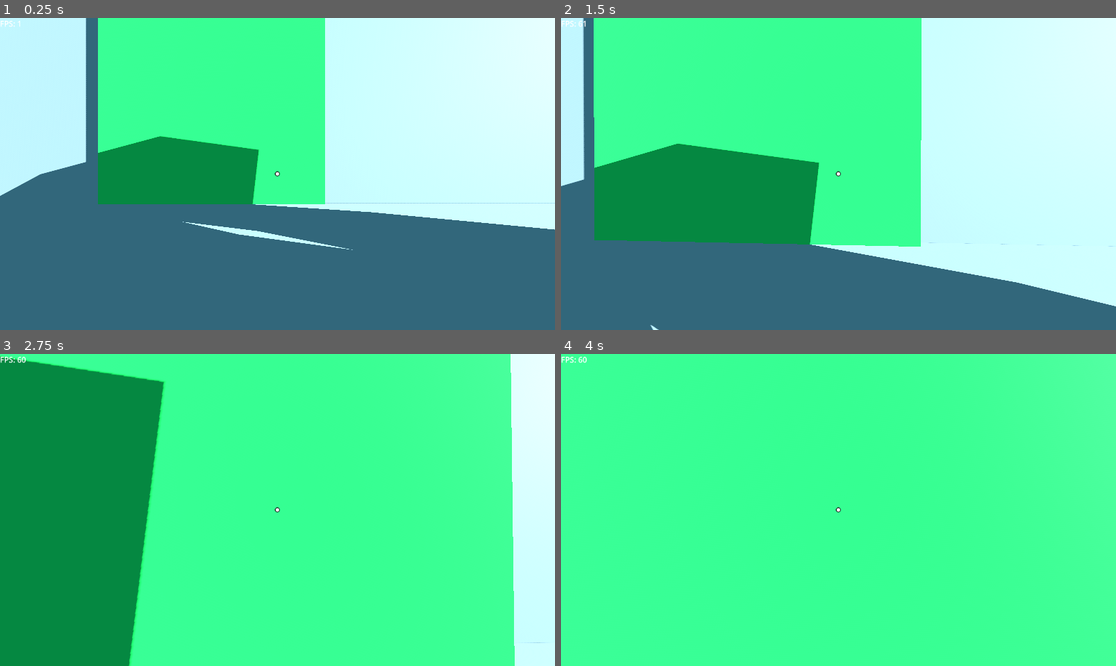
Above: before the commit, frames 1-4 (two rows, left to right).
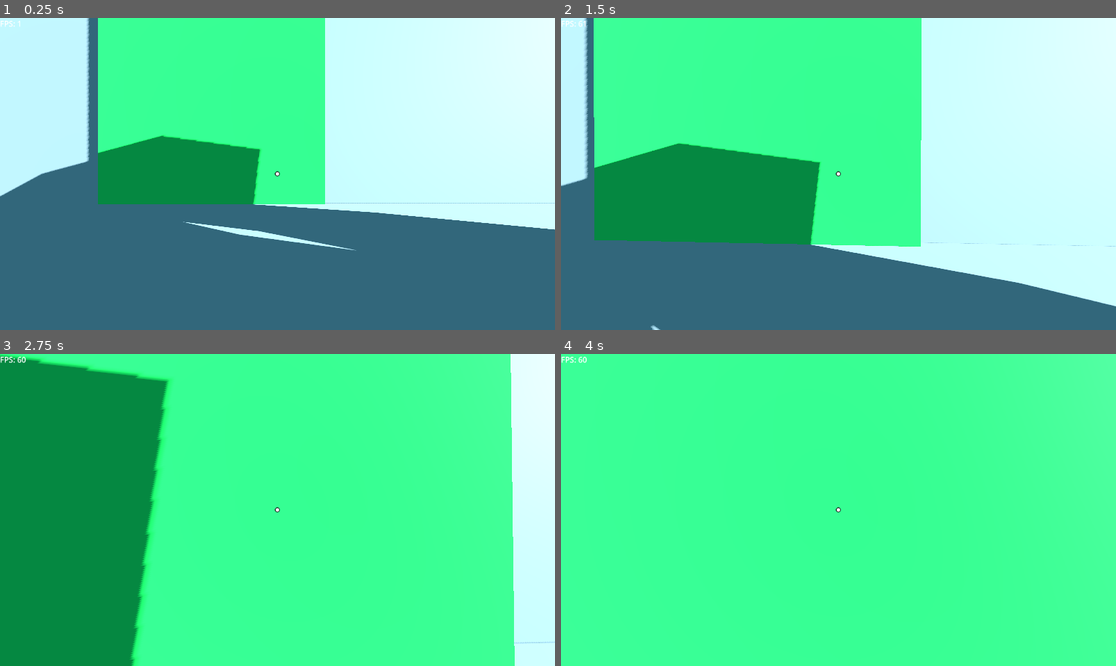
Above: after the commit, the same moments.

Repository: PelicanAndValley/Prototype_TheDoor
Game: Godot game, scene res://levels/test/test.tscn
The game is run twice, just before and just after one commit, with the same random seed, the same clock (stepped at 60 frames per second) and the same inputs.
Inputs (mouse positions are in pixels of both pictures, inside the frame that each line leads up to):
- Up to frame 1 (0.25 s): no input
- Up to frame 2 (1.5 s): tap Enter at 0.5 s; move the mouse to (866, 174) at 0.52 s; hold W (Forward) from 0.53 s (still down); click (866, 174) at 0.6 s; tap Space (Jump) at 0.77 s; move the mouse to (810, 174) at 1.27 s; tap Shift (Run) at 1.35 s
- Up to frame 3 (2.75 s): keep holding W (Forward); tap Space (Jump) at 1.52 s; move the mouse to (288, 503) at 2.02 s; click (288, 503) at 2.1 s
- Up to frame 4 (4 s): keep holding W (Forward); move the mouse to (832, 516) at 2.77 s; tap Shift (Run) at 2.85 s; tap Space (Jump) at 3.02, 3.5, 3.77 s; move the mouse to (877, 513) at 3.52 s; click (877, 513) at 3.6 s

The runs differ from the first frame. In frame 1, 0.6% of the frame differs, in the area x 0-100%, y 0-75%; in frame 2, 0.7%; in frame 3, 1.4%, in the area x 0-100%, y 0-100%; in frame 4, less than 0.1%.

Commit message:
Fix environment

Diff:
--- a/prefabs/BLOCKOUT_Cave/Blockout_EnvNight.tres
+++ b/prefabs/BLOCKOUT_Cave/Blockout_EnvNight.tres
@@ -32,11 +32,13 @@
 ssil_radius = 3.7
 ssil_intensity = 2.68
 ssil_sharpness = 1.0
+sdfgi_enabled = true
 sdfgi_use_occlusion = true
 sdfgi_bounce_feedback = 1.17
 sdfgi_cascades = 6
 sdfgi_min_cell_size = 1.0
 sdfgi_normal_bias = 2.0
+volumetric_fog_enabled = true
 volumetric_fog_density = 0.002
 volumetric_fog_albedo = Color(0.421686, 0.438552, 0.485579, 1)
 volumetric_fog_emission = Color(0.228749, 0.288322, 0.405237, 1)
--- a/prefabs/PROTOTYPE_Puzzle_GrapplingHook/item_grappling_hook.gd
+++ b/prefabs/PROTOTYPE_Puzzle_GrapplingHook/item_grappling_hook.gd
@@ -1,12 +1,3 @@
 extends Item
 
 class_name ItemGrapplingHook;
-
-# Called when the node enters the scene tree for the first time.
-func _ready() -> void:
-	pass # Replace with function body.
-
-
-# Called every frame. 'delta' is the elapsed time since the previous frame.
-func _process(delta: float) -> void:
-	pass
--- a/project.godot
+++ b/project.godot
@@ -87,8 +87,7 @@
 [rendering]
 
 textures/vram_compression/import_s3tc_bptc=true
-lights_and_shadows/directional_shadow/size=16384
-lights_and_shadows/directional_shadow/soft_shadow_filter_quality=5
+lights_and_shadows/directional_shadow/soft_shadow_filter_quality=3
 global_illumination/voxel_gi/quality=1
 environment/volumetric_fog/volume_size=128
 environment/volumetric_fog/volume_depth=128
